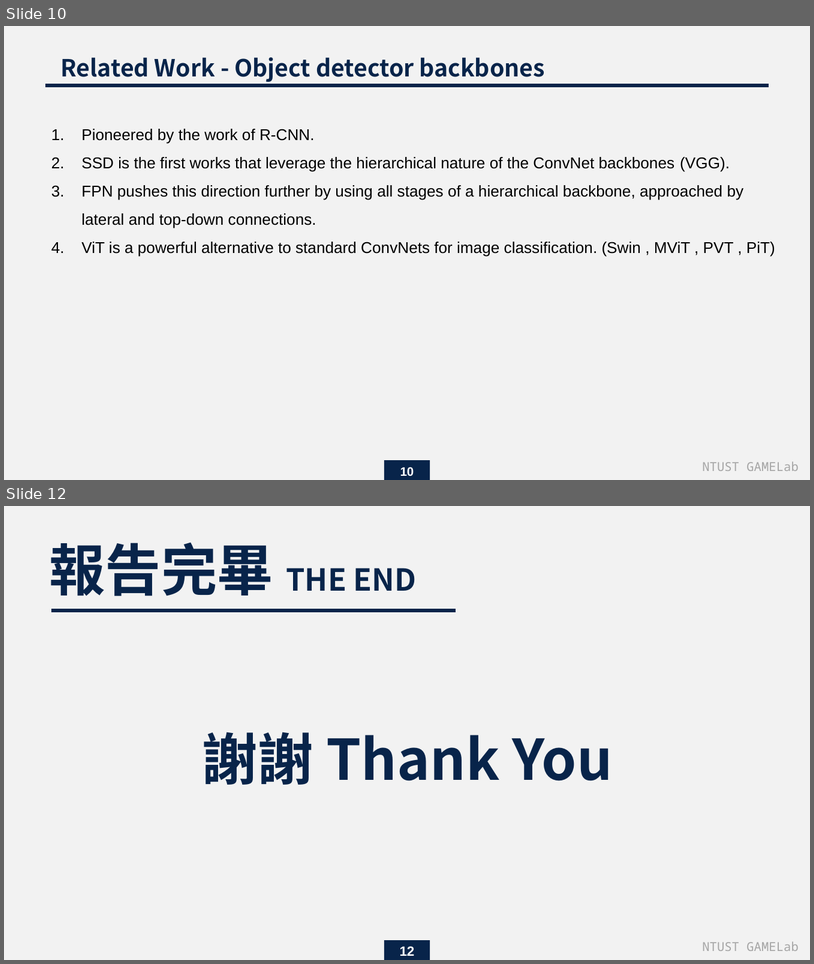
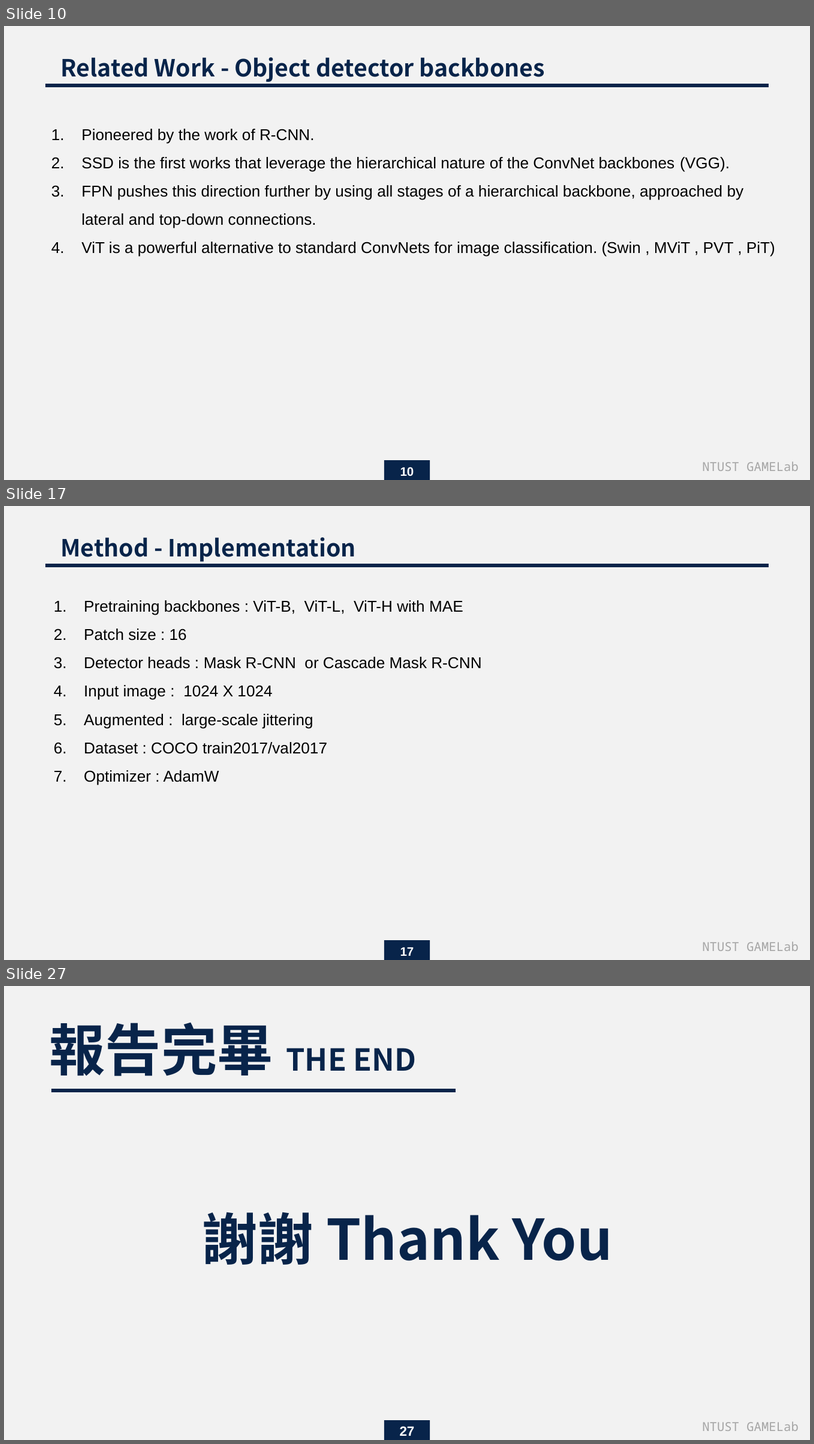
Before and after one commit to endman100/paper-, a slide deck: Exploring Plain Vision Transformer Backbones for Object Detection_M11015039.pptx. Shown one above the other, each under a label of ours: slides 10 and 12 before the commit, slides 10, 17 and 27 after it; the slides between them are not shown. The pictures are 814x964 and 814x1444 pixels, drawn with LibreOffice and Linux fonts; fonts in the diff are those of the drawing. Boxes give left, top, right and bottom in pixels: in the first picture for what was removed or moved away, otherwise in the second. Text is boxed around its words. In the diff, an @@ line names an element or a change of style, - is before the commit and + after.

```diff
--- a/Exploring Plain Vision Transformer Backbones for Object Detection_M11015039.pptx
+++ b/Exploring Plain Vision Transformer Backbones for Object Detection_M11015039.pptx
@@ slide 17 added at box(4, 506, 810, 960), background #F2F2F2 @@
@@ text added at box(61, 537, 356, 562), 21 pt, text #08244A, bold @@
+Method - Implementation
@@ line added from (768, 565) to (46, 565), #08244A 3 pt @@
@@ text added at box(84, 600, 482, 784), 14 pt, text #000000 @@
+1. Pretraining backbones : ViT-B, ViT-L, ViT-H with MAE
+2. Patch size : 16
+3. Detector heads : Mask R-CNN or Cascade Mask R-CNN
+4. Input image : 1024 X 1024
+5. Augmented : large-scale jittering
+6. Dataset : COCO train2017/val2017
+7. Optimizer : AdamW
@@ rectangle added at box(384, 940, 431, 960), fill #08244A @@
@@ page number added at box(401, 947, 414, 955), 11 pt, text #FFFFFF, bold @@
+17
@@ text added at box(702, 941, 798, 951), 11 pt, text #A5A5A5 @@
+NTUST GAMELab
@@ what was slide 12 is now slide 27 @@
@@ page number at box(400, 1426, 415, 1435): text changed @@
-12
+27
```
Also in this commit, not shown: 1 slide changed, 14 other slides added.
